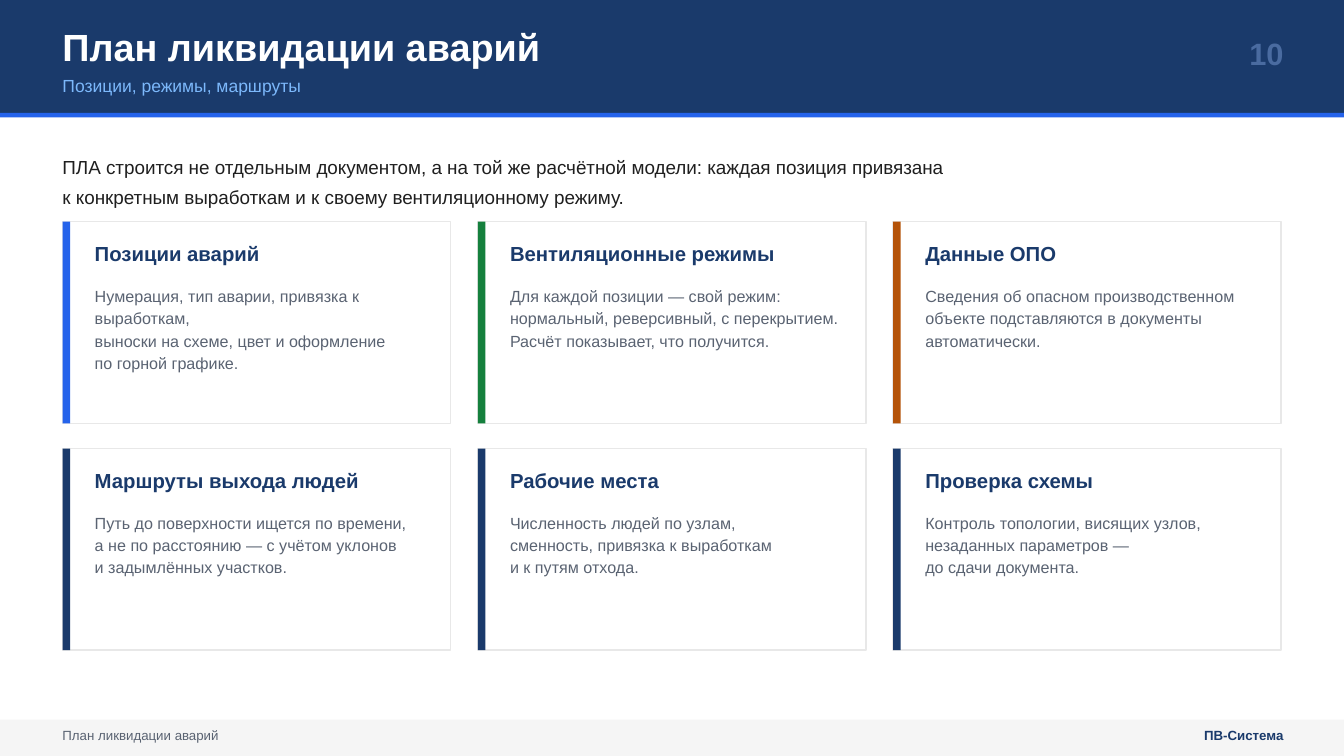
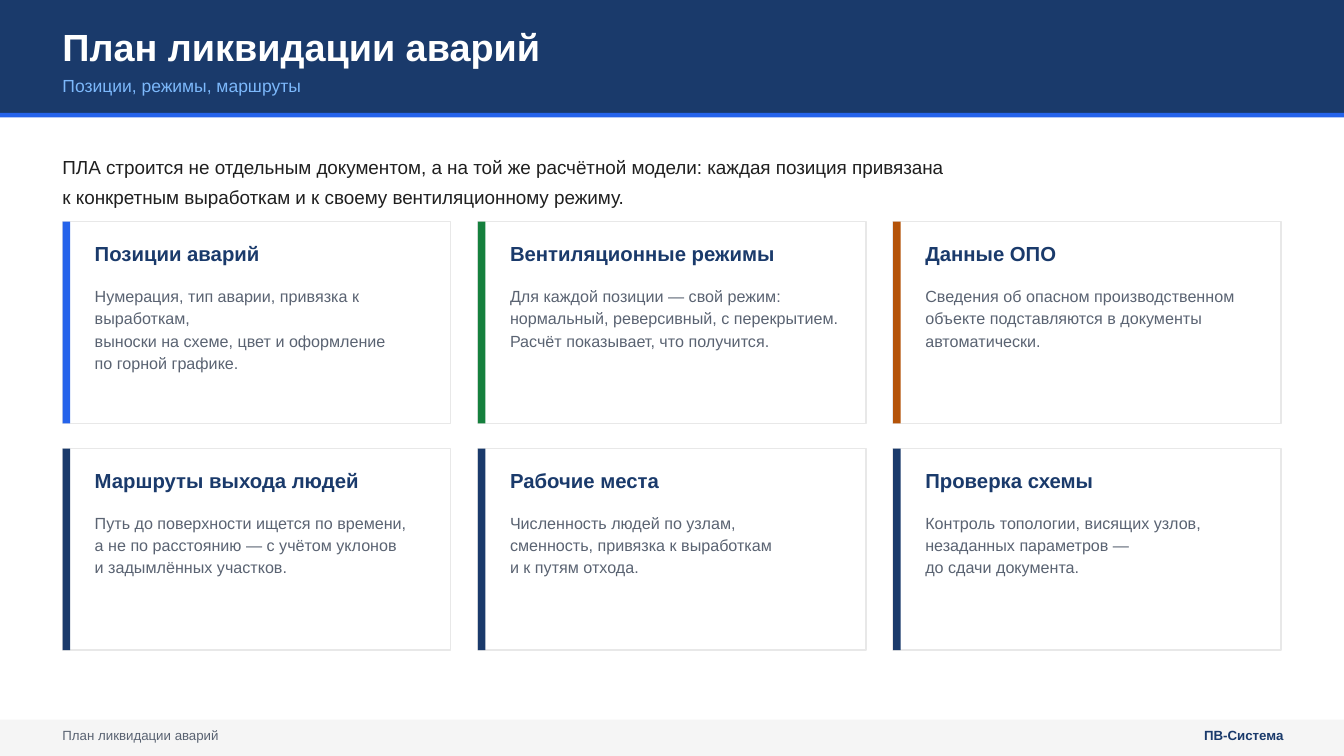
Before and after one commit to pvsistema/ventilation-system-design, a slide deck: slide 14 of public/PV-Sistema-prezentaciya.pptx (slide 11 before the commit). Drawn at 1344x756 pixels with LibreOffice and Linux fonts; fonts in the diff are those of the drawing. Boxes give left, top, right and bottom in pixels: in the first picture for what was removed or moved away, otherwise in the second. Text is boxed around its words. In the diff, an @@ line names an element or a change of style, - is before the commit and + after.

```diff
--- a/public/PV-Sistema-prezentaciya.pptx
+++ b/public/PV-Sistema-prezentaciya.pptx
@@ text removed at bbox=[1249, 44, 1283, 65] @@
-10
```
Also in this commit, not shown: 18 other slides changed, 3 slides added.
